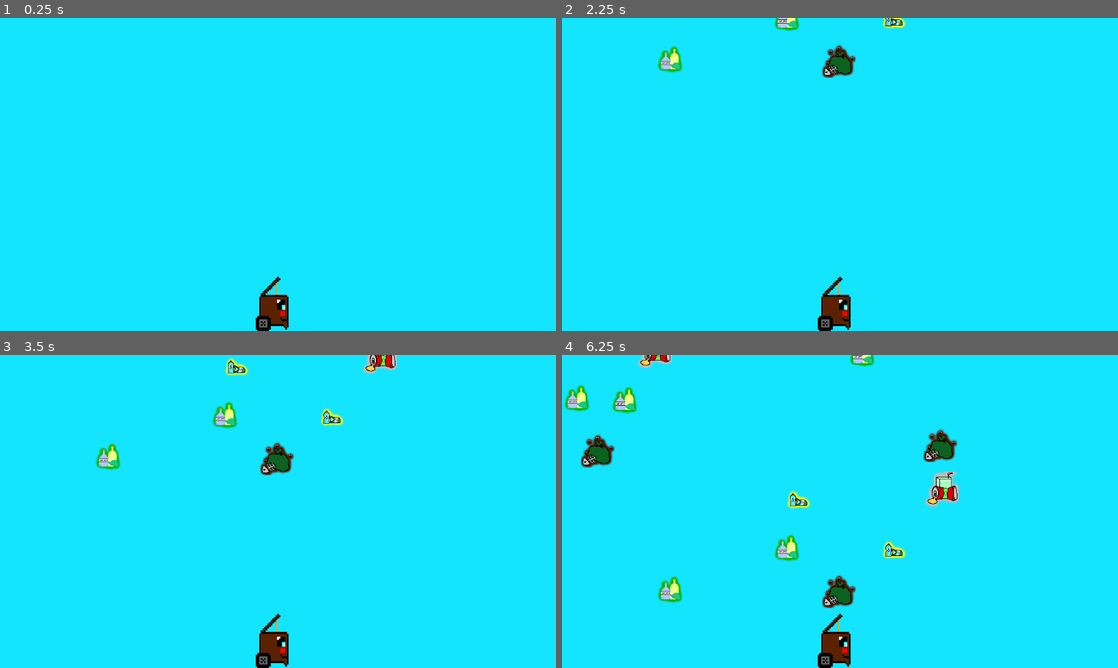
Above: before the commit, frames 1-4 (two rows, left to right).
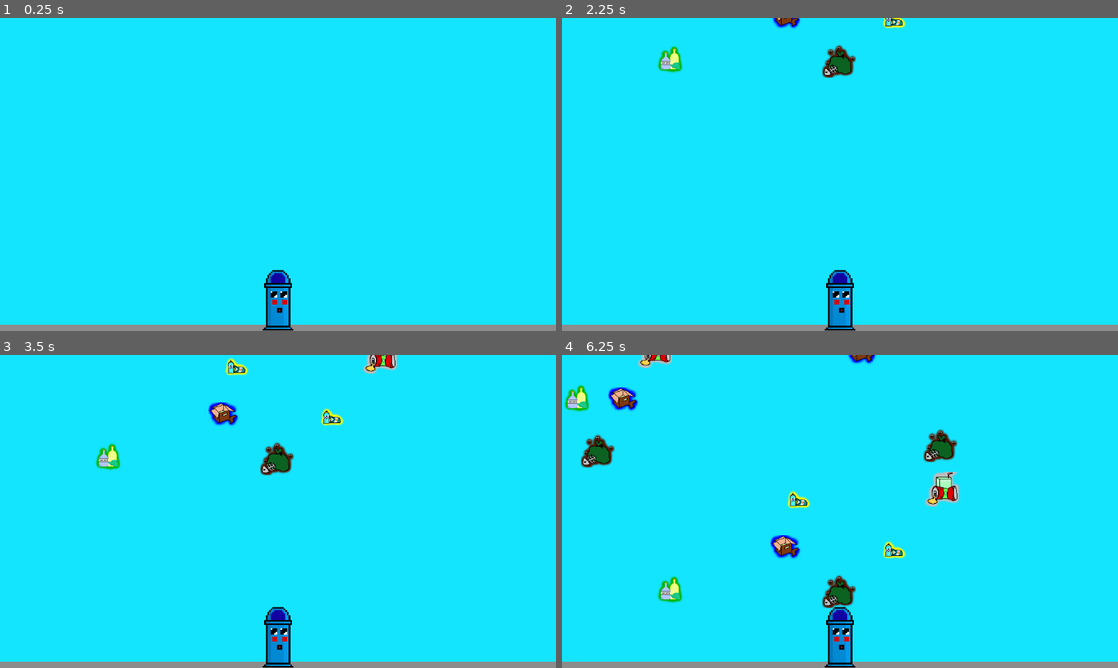
Above: after the commit, the same moments.

Repository: DJcrime/Trash-run
Game: Godot game, scene res://scenes/mainGame.tscn
Same seed, same stepped clock (60 frames per second), same inputs: the game is played once before the commit and once after it. This scene is started directly instead of the project's main scene.
Inputs:
- Up to frame 1 (0.25 s): no input
- Up to frame 2 (2.25 s): tap Enter at 0.5 s
- Up to frame 3 (3.5 s): no input
- Up to frame 4 (6.25 s): no input

The runs differ from the first frame. In frame 1, 2.9% of the frame differs, in the area x 0-100%, y 80-100%; in frame 2, 3.0%; in frame 3, 3.2%; in frame 4, 3.8%, in the area x 0-100%, y 0-100%.

Commit message:
completed change character
now changing character is a thing and work with all of the 5 character

Diff:
--- a/globals/globals.gd
+++ b/globals/globals.gd
@@ -1,6 +1,6 @@
 extends Node
 
 #varibile personaggio selezionato
-var chosenCharacter:PackedScene=preload("res://characters/player/organico_trash.tscn")
+var chosenCharacter:PackedScene=preload("res://characters/player/paper_trash.tscn")
 #variabile che indice l'altezza a cui la spazzatura viene eliminata
 var deleteLimit:float
--- a/scenes/mainGame.tscn
+++ b/scenes/mainGame.tscn
@@ -63,12 +63,22 @@
 mouse_filter = 2
 color = Color(0.0784314, 0.898039, 1, 1)
 
+[node name="trash" type="Node2D" parent="."]
+
+[node name="ColorRect2" type="ColorRect" parent="."]
+anchors_preset = 12
+anchor_top = 1.0
+anchor_right = 1.0
+anchor_bottom = 1.0
+offset_top = -13.0
+grow_horizontal = 2
+grow_vertical = 0
+color = Color(0.54902, 0.54902, 0.54902, 1)
+
 [node name="timer" type="Node" parent="."]
 
 [node name="trashSpawn" type="Timer" parent="timer"]
 autostart = true
-
-[node name="trash" type="Node2D" parent="."]
 
 [node name="deleteBarrier" type="Node2D" parent="."]
 position = Vector2(0, 648)
--- a/scenes/slider.tscn
+++ b/scenes/slider.tscn
@@ -7,6 +7,7 @@
 [ext_resource type="Texture2D" uid="uid://bmknchdqra5ag" path="res://grafiche/character/glass trash.png" id="5_sbuk4"]
 [ext_resource type="Texture2D" uid="uid://dnrlgxt3h06l7" path="res://grafiche/character/paper trash.png" id="6_7e6qc"]
 [ext_resource type="Texture2D" uid="uid://cw66uuqv0j6ay" path="res://grafiche/character/trash.png" id="7_t1kmk"]
+[ext_resource type="Texture2D" uid="uid://60lsrl5h35kv" path="res://grafiche/scenes/back button.png" id="8_h4fwm"]
 
 [sub_resource type="LabelSettings" id="LabelSettings_ebiot"]
 font_size = 66
@@ -75,6 +76,29 @@
 label_settings = SubResource("LabelSettings_ebiot")
 horizontal_alignment = 1
 
+[node name="Description" type="Button" parent="Control/ColorRect"]
+layout_mode = 1
+anchors_preset = 12
+anchor_top = 1.0
+anchor_right = 1.0
+anchor_bottom = 1.0
+offset_top = -163.0
+offset_right = 1.99805
+grow_horizontal = 2
+grow_vertical = 0
+mouse_filter = 2
+text = "His name is Bino, and he is a compost bin that lives in a landfill, but he doesn't let his situation get him down. He knows that
+organic waste can become a valuable resource if it is recycled properly. That's why Bino has decided to embark on a journey to
+discover the different ways of transforming his friends into compost, biogas, fertilizers and more. Along the way, Bino will meet
+many other bins that will teach him the rules of recycling and show him the wonders of nature. Bino is a curious and adventurous
+character, who wants to learn and have fun. Would you like to join him on his fantastic journey?
+"
+text_overrun_behavior = 4
+clip_text = true
+
+[node name="umido" type="VisibleOnScreenNotifier2D" parent="Control/ColorRect"]
+position = Vector2(580, 287)
+
 [node name="ColorRect2" type="ColorRect" parent="Control"]
 layout_mode = 1
 anchors_preset = 15
@@ -115,6 +139,28 @@
 label_settings = SubResource("LabelSettings_ebiot")
 horizontal_alignment = 1
 
+[node name="Description" type="Button" parent="Control/ColorRect2"]
+layout_mode = 1
+anchors_preset = 12
+anchor_top = 1.0
+anchor_right = 1.0
+anchor_bottom = 1.0
+offset_top = -163.0
+offset_right = 1.99805
+grow_horizontal = 2
+grow_vertical = 0
+mouse_filter = 2
+text = "Her name is Pina, and she is a plastic bin that lives in a recycling center. She has always loved fashion and
+design, and she enjoys changing her look with the different bottles, bags and containers that she
+receives. She is a creative and generous character, who tries to help the other bins to find their style and
+personality. She loves to share her ideas and tips with her friends, and she is interested in the latest
+trends and news. Her dream is to be recycled and transformed into something elegant and original, like a dress or an accessory."
+text_overrun_behavior = 4
+clip_text = true
+
+[node name="plastic" type="VisibleOnScreenNotifier2D" parent="Control/ColorRect2"]
+position = Vector2(605, 297)
+
 [node name="ColorRect3" type="ColorRect" parent="Control"]
 layout_mode = 1
 anchors_preset = 15
@@ -155,6 +201,28 @@
 label_settings = SubResource("LabelSettings_ebiot")
 horizontal_alignment = 1
 
+[node name="Description" type="Button" parent="Control/ColorRect3"]
+layout_mode = 1
+anchors_preset = 12
+anchor_top = 1.0
+anchor_right = 1.0
+anchor_bottom = 1.0
+offset_top = -163.0
+offset_right = 1.99805
+grow_horizontal = 2
+grow_vertical = 0
+mouse_filter = 2
+text = "Her name is Vicky, and she is a glass bin that lives in a recycling center. She has always loved beauty and art, and she gets excited
+to see the colors and shapes of the different bottles and jars that she receives. She is an elegant and kind character, who
+tries to help the other bins to find their expression and creativity. She loves to share her ideas and tips with her friends, and she
+is interested in the latest trends and news. Her dream is to be recycled and transformed into something splendid and
+original, like a vase or a necklace."
+text_overrun_behavior = 4
+clip_text = true
+
+[node name="glass" type="VisibleOnScreenNotifier2D" parent="Control/ColorRect3"]
+position = Vector2(595, 297)
+
 [node name="ColorRect4" type="ColorRect" parent="Control"]
 layout_mode = 1
 anchors_preset = 15
@@ -195,6 +263,28 @@
 label_settings = SubResource("LabelSettings_ebiot")
 horizontal_alignment = 1
 
+[node name="Description" type="Button" parent="Control/ColorRect4"]
+layout_mode = 1
+anchors_preset = 12
+anchor_top = 1.0
+anchor_right = 1.0
+anchor_bottom = 1.0
+offset_top = -163.0
+offset_right = 1.99805
+grow_horizontal = 2
+grow_vertical = 0
+mouse_filter = 2
+text = "Her name is Clara, and she is a paper bin that lives in a recycling center. She has always loved fantasy and adventure, and she gets
+excited to imagine the stories and the worlds of the various comics, novels and catalogs that she receives. She is a dreamy
+and brave character, who tries to help the other bins to find their passion and fun. She loves to share her adventures and her
+emotions with her friends, and she is interested in the latest news and surprises. Her dream is to be recycled and
+transformed into something fantastic and engaging, like a movie or a video game."
+text_overrun_behavior = 4
+clip_text = true
+
+[node name="paper" type="VisibleOnScreenNotifier2D" parent="Control/ColorRect4"]
+position = Vector2(600, 262)
+
 [node name="ColorRect5" type="ColorRect" parent="Control"]
 layout_mode = 1
 anchors_preset = 15
@@ -235,6 +325,26 @@
 label_settings = SubResource("LabelSettings_ebiot")
 horizontal_alignment = 1
 
+[node name="Button" type="Button" parent="Control/ColorRect5"]
+layout_mode = 1
+anchors_preset = 12
+anchor_top = 1.0
+anchor_right = 1.0
+anchor_bottom = 1.0
+offset_top = -163.0
+grow_horizontal = 2
+grow_vertical = 0
+text = "His name is Bruno, and he is a mixed waste bin that lives in a disposal center. He has always had a great curiosity and a desire to learn, and he
+enjoys discovering the stories and the origins of the various objects that he receives. He is an intelligent and funny character, who
+tries to help the other bins to understand the value and the potential of their waste. He loves to share his knowledge and his curiosity
+with his friends, and he is interested in the latest news and discoveries. His dream is to be recycled and transformed into something
+useful and interesting, like a book or a toy."
+text_overrun_behavior = 4
+clip_text = true
+
+[node name="garbage" type="VisibleOnScreenNotifier2D" parent="Control/ColorRect5"]
+position = Vector2(569, 287)
+
 [node name="leftButton" type="Label" parent="."]
 layout_mode = 1
 anchors_preset = 4
@@ -280,5 +390,32 @@
 grow_horizontal = 2
 grow_vertical = 2
 
+[node name="TextureRect" type="TextureRect" parent="."]
+layout_mode = 1
+anchors_preset = -1
+anchor_right = 0.198
+anchor_bottom = 0.11
+offset_right = -43.096
+offset_bottom = -13.28
+scale = Vector2(1.23, 1.23)
+texture = ExtResource("8_h4fwm")
+expand_mode = 1
+
+[node name="Button" type="Button" parent="."]
+modulate = Color(1, 1, 1, 0)
+layout_mode = 1
+anchors_preset = -1
+anchor_right = 0.197
+anchor_bottom = 0.111
+offset_right = 0.0559845
+offset_bottom = 0.071991
+flat = true
+
+[connection signal="screen_entered" from="Control/ColorRect/umido" to="." method="_on_umido_screen_entered"]
+[connection signal="screen_entered" from="Control/ColorRect2/plastic" to="." method="_on_plastic_screen_entered"]
+[connection signal="screen_entered" from="Control/ColorRect3/glass" to="." method="_on_glass_screen_entered"]
+[connection signal="screen_entered" from="Control/ColorRect4/paper" to="." method="_on_paper_screen_entered"]
+[connection signal="screen_entered" from="Control/ColorRect5/garbage" to="." method="_on_garbage_screen_entered"]
 [connection signal="pressed" from="leftButton/ButtonLeft" to="." method="_on_button_left_pressed"]
 [connection signal="pressed" from="rightButtone/ButtonRight" to="." method="_on_button_right_pressed"]
+[connection signal="pressed" from="Button" to="." method="_on_button_pressed"]
--- a/scripts/mainGame.gd
+++ b/scripts/mainGame.gd
@@ -2,7 +2,7 @@
 
 #Array scene spazzatura
 var trashes:Array=Array(["res://characters/glass.tscn",
-						"res://characters/glass.tscn",
+						"res://characters/carton.tscn",
 						"res://characters/indifferenziata.tscn",
 						"res://characters/plastic.tscn",
 						"res://characters/umido.tscn"])
--- a/scripts/slider.gd
+++ b/scripts/slider.gd
@@ -1,6 +1,7 @@
 extends Control
 
-
+#scene
+const MENU = "res://scenes/menu.tscn"
 
 
 
@@ -11,3 +12,30 @@
 
 func _on_button_right_pressed():
 	$Control.position=$Control.position-Vector2(-1152,0)
+
+
+
+
+
+func _on_umido_screen_entered():
+	Globals.chosenCharacter=preload("res://characters/player/organico_trash.tscn")
+
+
+func _on_plastic_screen_entered():
+	Globals.chosenCharacter=preload("res://characters/player/plastic_trash.tscn")
+
+
+func _on_glass_screen_entered():
+	Globals.chosenCharacter=preload("res://characters/player/glass_trash.tscn")
+
+
+func _on_paper_screen_entered():
+	Globals.chosenCharacter=preload("res://characters/player/paper_trash.tscn")
+
+
+func _on_garbage_screen_entered():
+	Globals.chosenCharacter=preload("res://characters/player/base_character.tscn")
+
+
+func _on_button_pressed():
+	get_tree().change_scene_to_file(MENU)
Binary file added: grafiche/scenes/back button.png
Not shown, added: grafiche/scenes/back button.png.import
Not shown: 1 places in scenes/slider.tscn that only renumber resources
